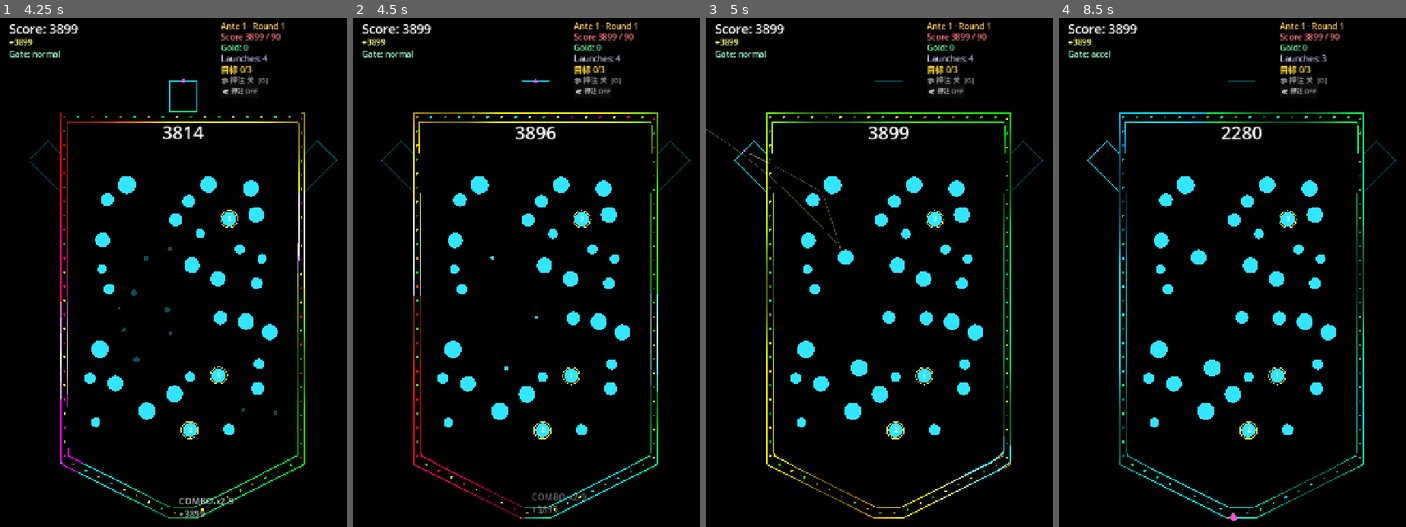
Above: before the commit, frames 1-4 (left to right).
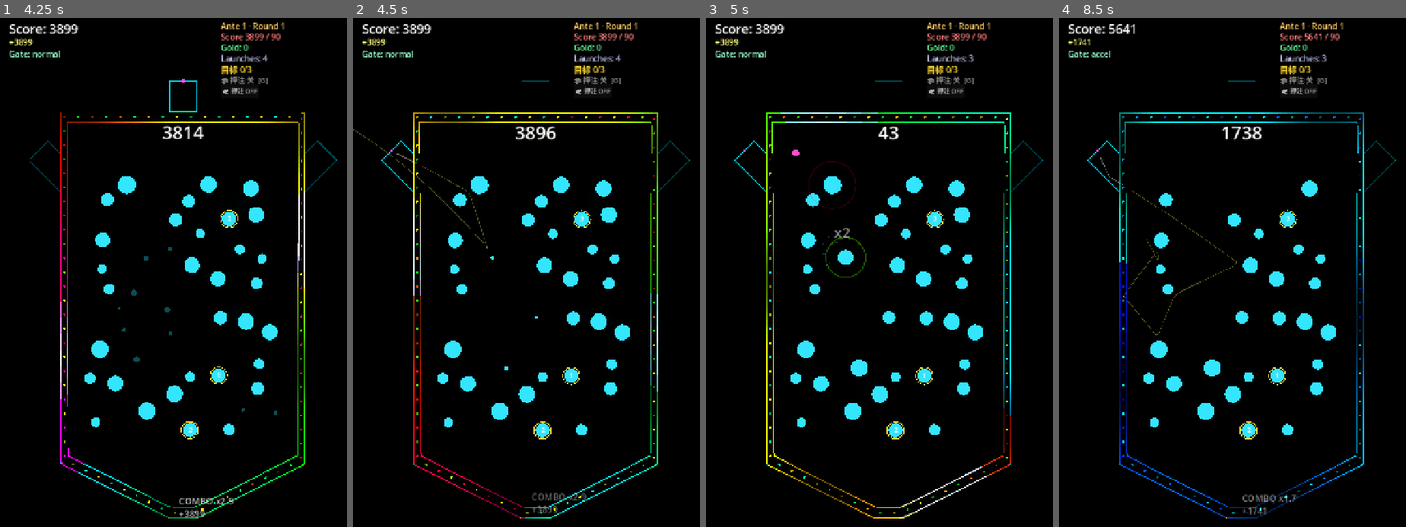
Above: after the commit, the same moments.

Repository: GencyZ/NeonPinball
Game: Godot game, scene res://scenes/main_menu.tscn
Two runs of this game, one before a commit and one after it. Both use one fixed random seed, a clock stepped at 60 frames per second and the inputs below.
Inputs (mouse positions are in pixels of both pictures, inside the frame that each line leads up to):
- Up to frame 1 (4.25 s): click "Start Run" at 0.5 s; tap Enter at 1.25 s; move the mouse to (163, 435) at 1.27 s; hold D 1.28-2 s; hold Shift 1.28-2 s; click (163, 435) at 1.42 s; tap Space at 1.52 s; drag from (291, 404) to (163, 435) at 2.02 s; move the mouse to (72, 226) at 2.77 s; hold A 2.78-3.5 s; tap Ctrl at 2.85 s; drag from (201, 313) to (72, 226) at 3.52 s
- Up to frame 2 (4.5 s): move the mouse to (481, 165) at 4.27 s; hold A from 4.28 s (still down); tap Tab at 4.35 s
- Up to frame 3 (5 s): keep holding A; tap Space at 4.52 s
- Up to frame 4 (8.5 s): release A at 5 s; drag from (1322, 282) to (1187, 165) at 5.02 s; move the mouse to (1170, 343) at 5.77 s; hold D 5.78-6.5 s; tap 2 at 5.85 s; click (1170, 343) at 5.92 s; drag from (1277, 180) to (1170, 343) at 6.52 s; move the mouse to (1222, 435) at 7.27 s; hold D 7.28-8 s; tap 4 at 7.35 s; tap Space at 7.52 s; drag from (1350, 404) to (1222, 435) at 8.02 s

Frame 1 is identical in both runs. In frame 2, 0.2% of the frame differs, in the area x 0-57%, y 11-46%; in frame 3, 2.1%; in frame 4, 3.0%, in the area x 4-88%, y 1-99%.
Error before the commit: Invalid access to property or key 'scatter_split' on a base object of type 'Dictionary'. (res://view/board_view.gd:356)
Error after the commit: Invalid access to property or key 'scatter_split' on a base object of type 'Dictionary'. (res://view/board_view.gd:357)

Commit message:
polish: wire gamble button, ticker x2-pending indicator, non-blocking peg transition

Diff:
--- a/game/view/board_view.gd
+++ b/game/view/board_view.gd
@@ -132,6 +132,7 @@
 	$Hud.shop_continue_pressed.connect(leave_shop)
 	$Hud.shop_reroll_pressed.connect(reroll_shop)
 	$Hud.shop_sell_trigger_pressed.connect(sell_equipped_trigger)
+	$Hud.gamble_toggle_pressed.connect(toggle_gamble)
 
 func _generate_pegs(avoid_pos: Array = []) -> Array:
 	var ante: int = RunMan.state[&"ante"]
@@ -677,6 +678,7 @@
 		_pegs[i][&"id"] = i
 	_sim = _make_sim(_pegs)
 	_rebuild_wall_segs(false)
+	_is_transitioning = false   # 棋盘已就绪（存活+补钉），立即可发射；新钉放大动画非阻塞继续
 	# 只给新补的钉播放放大出现动画（存活钉不重播）。
 	_peg_enter_ttls.clear()
 	for i in range(_pegs.size() - fresh_count, _pegs.size()):
@@ -998,6 +1000,12 @@
 		var tw := tf.get_string_size(stxt, HORIZONTAL_ALIGNMENT_LEFT, -1, fsz).x
 		draw_string(tf, _rect.position + Vector2(270.0 - tw * 0.5, 60.0),
 			stxt, HORIZONTAL_ALIGNMENT_LEFT, -1, fsz, Color(1, 1, 1))
+	if _gamble_active and _has_ball:
+		var gf := ThemeDB.fallback_font
+		var gtxt := "GAMBLE x2?"
+		var gw := gf.get_string_size(gtxt, HORIZONTAL_ALIGNMENT_LEFT, -1, 22).x
+		draw_string(gf, _rect.position + Vector2(270.0 - gw * 0.5, 96.0),
+			gtxt, HORIZONTAL_ALIGNMENT_LEFT, -1, 22, Color(1.0, 0.85, 0.2))
 	_draw_walls()
 	_draw_neon_frame()
 	for i in range(1, prediction_pts.size()):
